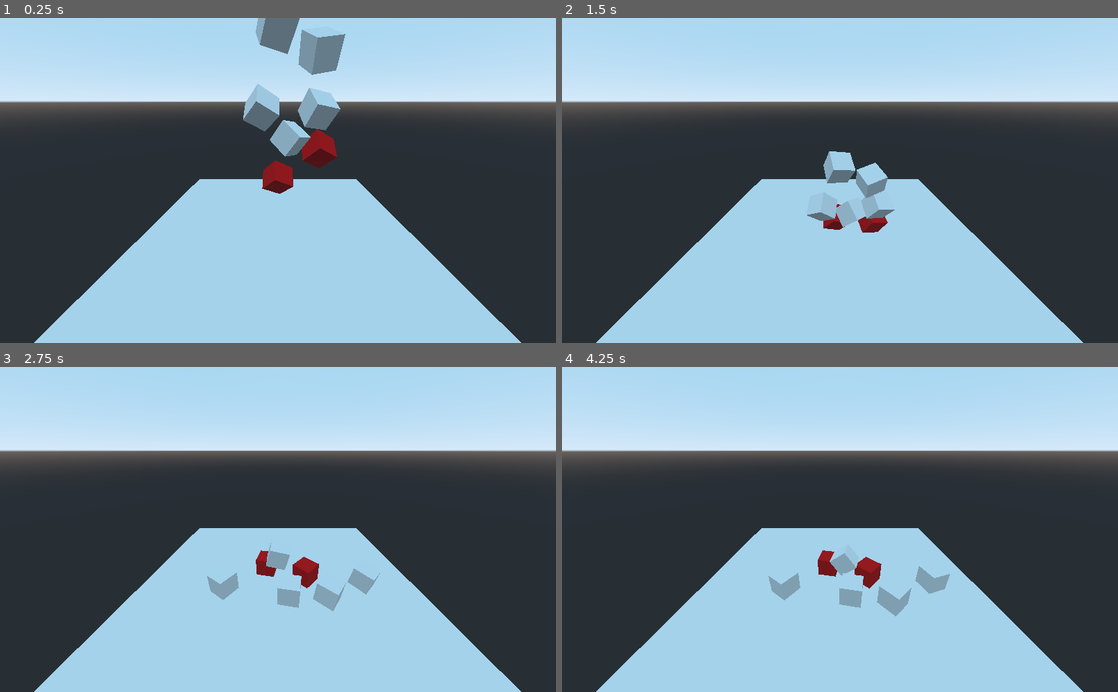
Above: before the commit, frames 1-4 (two rows, left to right).
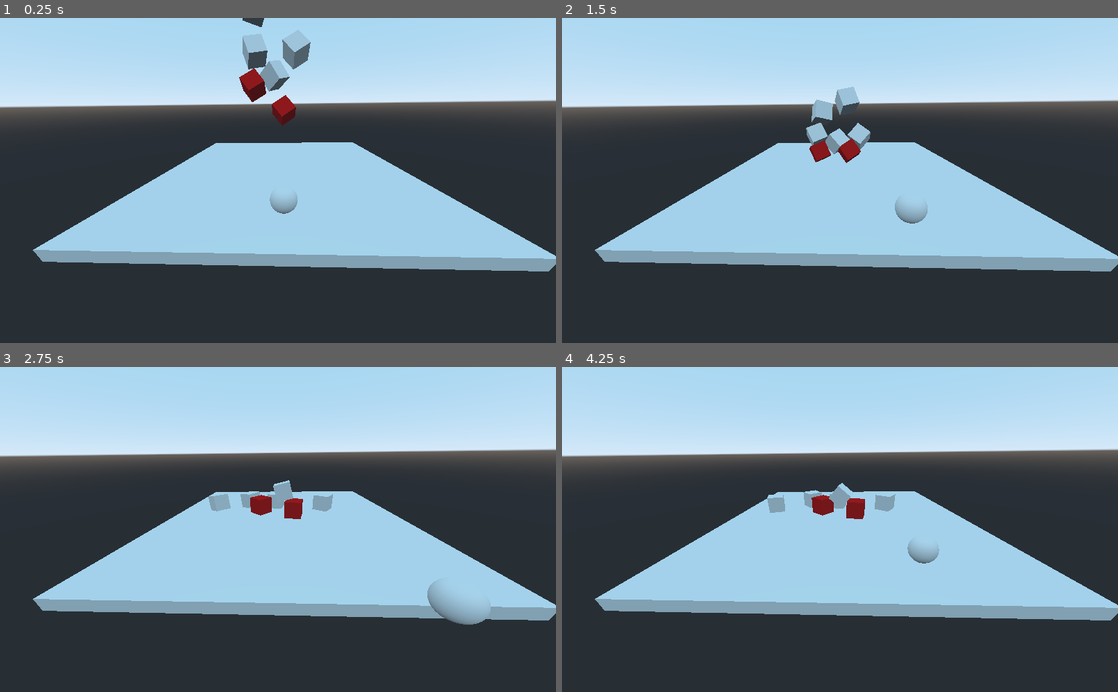
Above: after the commit, the same moments.

Repository: Asmot/Godot-Basic-Demo
Game: Godot game, scene res://Level.tscn
Two runs of this game, one before a commit and one after it. Both use one fixed random seed, a clock stepped at 60 frames per second and the inputs below.
Inputs:
- Up to frame 1 (0.25 s): no input
- Up to frame 2 (1.5 s): hold Right (ui_right) 0.53-1.28 s; hold Down (ui_down) from 1.28 s (still down)
- Up to frame 3 (2.75 s): release Down (ui_down) at 2.03 s; hold Right (ui_right) from 2.03 s (still down)
- Up to frame 4 (4.25 s): release Right (ui_right) at 2.78 s; hold Up (ui_up) 2.78-3.53 s; hold Left (ui_left) from 3.53 s (still down)

The runs differ from the first frame. In frame 1, 38% of the frame differs, in the area x 0-100%, y 0-100%; in frame 2, 35%; in frame 3, 34%; in frame 4, 34%.

Commit message:
feat: add player and support keyboard control

Diff:
--- a/Level.tscn
+++ b/Level.tscn
@@ -1,4 +1,7 @@
-[gd_scene load_steps=6 format=2]
+[gd_scene load_steps=8 format=2]
+
+[ext_resource path="res://assets/Player.tscn" type="PackedScene" id=1]
+[ext_resource path="res://scripts/Player.gd" type="Script" id=2]
 
 [sub_resource type="BoxShape" id=1]
 
@@ -16,7 +19,7 @@
 [node name="Level" type="Spatial"]
 
 [node name="Camera" type="Camera" parent="."]
-transform = Transform( 1, 0, 0, 0, 0.90476, 0.425921, 0, -0.425921, 0.90476, 0.0327339, 13.9843, 14.2034 )
+transform = Transform( -0.999489, 0.00286408, -0.0318405, -0.0106688, 0.908997, 0.416666, 0.0301363, 0.416793, -0.908502, 0.0327339, 8.35044, -21.9317 )
 fov = 88.2708
 
 [node name="Box" type="RigidBody" parent="."]
@@ -98,3 +101,7 @@
 [node name="MeshInstance" type="MeshInstance" parent="Floor"]
 mesh = SubResource( 4 )
 material/0 = null
+
+[node name="Player" parent="." instance=ExtResource( 1 )]
+transform = Transform( 1, 0, 0, 0, 1, 0, 0, 0, 1, 0, 1.92931, -11.4851 )
+script = ExtResource( 2 )
--- /dev/null
+++ b/assets/Player.tscn
@@ -0,0 +1,14 @@
+[gd_scene load_steps=3 format=2]
+
+[sub_resource type="BoxShape" id=1]
+
+[sub_resource type="SphereMesh" id=2]
+
+[node name="Player" type="KinematicBody"]
+
+[node name="CollisionShape" type="CollisionShape" parent="."]
+shape = SubResource( 1 )
+
+[node name="MeshInstance" type="MeshInstance" parent="."]
+mesh = SubResource( 2 )
+material/0 = null
--- /dev/null
+++ b/scripts/Player.gd
@@ -0,0 +1,50 @@
+extends KinematicBody
+
+var playerName = "Susan"
+
+# speed
+var velocity = Vector3(0, 0, 0);
+const SPEED = 5;
+
+func _ready():
+	print("Player " + playerName + " is ready")
+	print("Speed " + str(velocity))
+
+# input event
+func _input(event):
+	if (event.device == KEY_W):
+		print (event)
+
+func _physics_process(delta):
+
+#	if Input.is_action_pressed("ui_up"):
+#		print ("up pressed")
+#		velocity.z += 1
+#	if Input.is_action_pressed("ui_down"):
+#		print ("down pressed")
+#		velocity.z += -1
+#	if Input.is_action_pressed("ui_left"):
+#		velocity.x = 1
+#	if Input.is_action_pressed("ui_right"):
+#		velocity.x = -1
+
+	if Input.is_action_pressed("ui_left") and Input.is_action_pressed("ui_right"):
+		velocity.x = 0
+	elif Input.is_action_pressed("ui_left"):
+		velocity.x = SPEED
+	elif Input.is_action_pressed("ui_right"):
+		velocity.x = -SPEED
+	else:
+		velocity.x = lerp(velocity.x, 0, 0.1)
+
+	if Input.is_action_pressed("ui_up") and Input.is_action_pressed("ui_down"):
+		velocity.z = 0
+	elif Input.is_action_pressed("ui_up"):
+		velocity.z = SPEED
+	elif Input.is_action_pressed("ui_down"):
+		velocity.z = -SPEED
+	else:
+		velocity.z = lerp(velocity.z, 0, 0.1)
+
+
+	move_and_slide(velocity);
